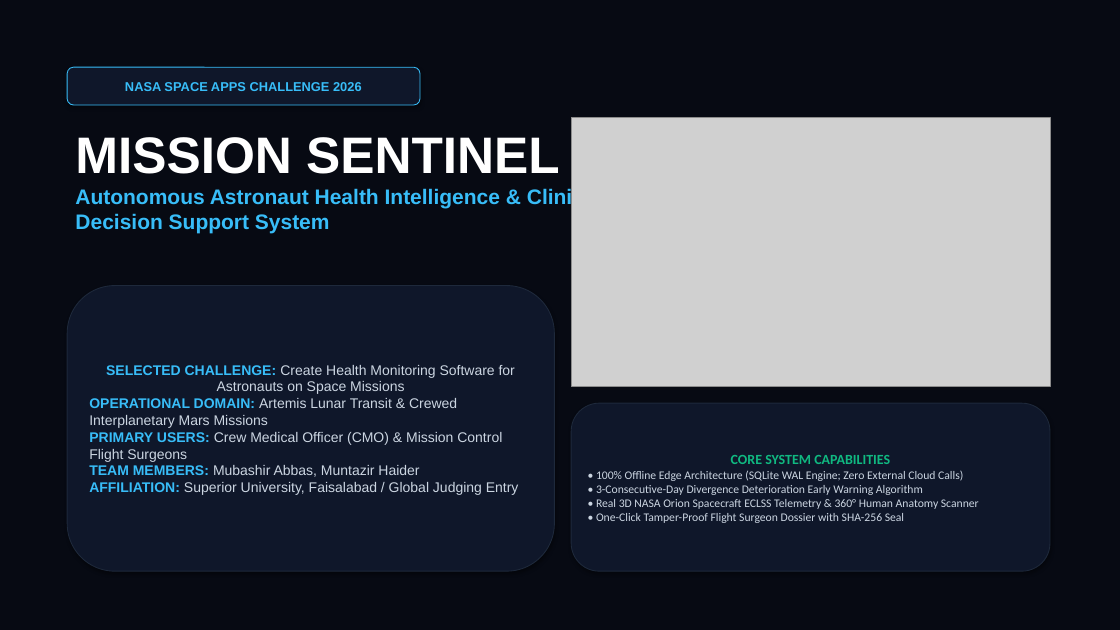
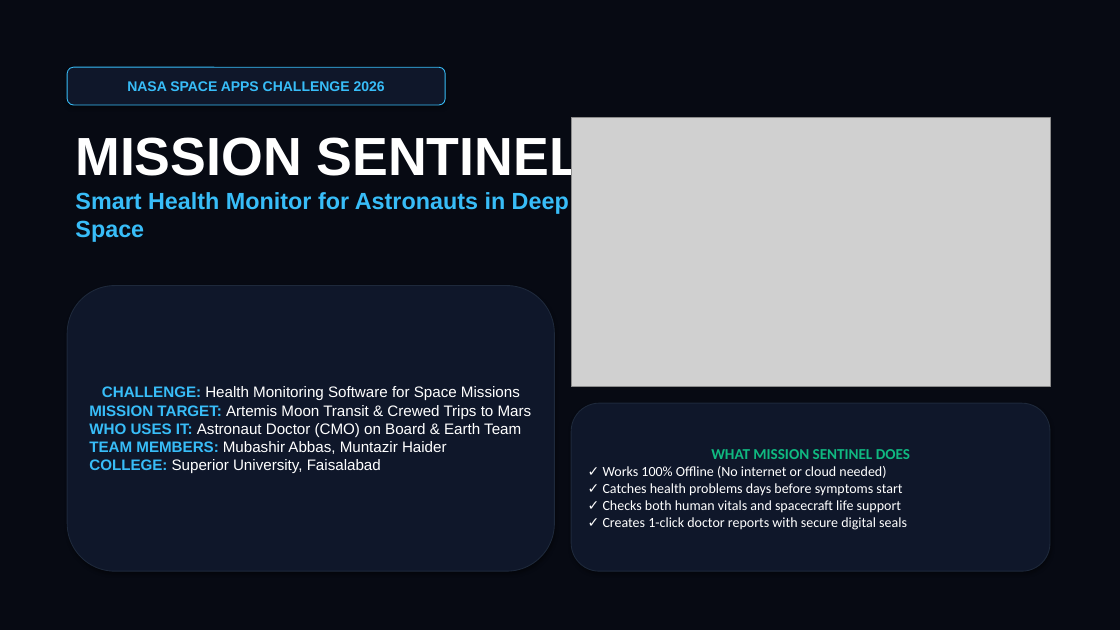
Before and after one commit to Muntazir-Haider/nase-space-app-hackaton, a slide deck: slide 1 of Mission_Sentinel_NASA_Pitch_Deck.pptx. Drawn at 1120x630 pixels with LibreOffice and Linux fonts; fonts in the diff are those of the drawing; grey boxes stand for pictures. Boxes give left, top, right and bottom in pixels: in the first picture for what was removed or moved away, otherwise in the second. Text is boxed around its words. In the diff, an @@ line names an element or a change of style, - is before the commit and + after.

Commit message:
refactor(presentation): simplify slide wording and enlarge fonts for rapid judging readability

```diff
--- a/Mission_Sentinel_NASA_Pitch_Deck.pptx
+++ b/Mission_Sentinel_NASA_Pitch_Deck.pptx
@@ rounded rectangle "NASA SPACE APPS CHALLENGE 2026" resized from (x1=67, y1=67, x2=420, y2=105) to (x1=67, y1=67, x2=445, y2=105) @@
@@ rounded rectangle "NASA SPACE APPS CHALLENGE 2026" at (x1=67, y1=67, x2=445, y2=105): size 11 to 12 pt @@
@@ text at (x1=75, y1=133, x2=582, y2=185): size 44 to 46 pt in "MISSION SENTINEL" @@
@@ text at (x1=75, y1=192, x2=569, y2=242): text changed; size 18 to 20 pt @@
-Autonomous Astronaut Health Intelligence & Clinical Decision Support System
+Smart Health Monitor for Astronauts in Deep Space
@@ text in rounded rectangle at (x1=89, y1=386, x2=532, y2=437): text changed; size 12 to 13 pt; text colour #CBD5E1 to #FFFFFF @@
-SELECTED CHALLENGE: Create Health Monitoring Software for Astronauts on Space Missions
-OPERATIONAL DOMAIN: Artemis Lunar Transit & Crewed Interplanetary Mars Missions
-PRIMARY USERS: Crew Medical Officer (CMO) & Mission Control Flight Surgeons
+CHALLENGE: Health Monitoring Software for Space Missions
+MISSION TARGET: Artemis Moon Transit & Crewed Trips to Mars
+WHO USES IT: Astronaut Doctor (CMO) on Board & Earth Team
@@ text in rounded rectangle at (x1=89, y1=441, x2=447, y2=454): size 12 to 13 pt in "TEAM MEMBERS: Mubashir Abbas, Muntazir Haider"; text colour #CBD5E1 to #FFFFFF in "Mubashir Abbas, Muntazir Haider" @@
@@ text in rounded rectangle at (x1=603, y1=449, x2=910, y2=530): text changed; size 10 to 12 pt; text colour #CBD5E1 to #FFFFFF @@
-CORE SYSTEM CAPABILITIES
-• 100% Offline Edge Architecture (SQLite WAL Engine; Zero External Cloud Calls)
-• 3-Consecutive-Day Divergence Deterioration Early Warning Algorithm
-• Real 3D NASA Orion Spacecraft ECLSS Telemetry & 360° Human Anatomy Scanner
-• One-Click Tamper-Proof Flight Surgeon Dossier with SHA-256 Seal
+WHAT MISSION SENTINEL DOES
+✓ Works 100% Offline (No internet or cloud needed)
+✓ Catches health problems days before symptoms start
+✓ Checks both human vitals and spacecraft life support
+✓ Creates 1-click doctor reports with secure digital seals
@@ text in rounded rectangle at (x1=89, y1=459, x2=381, y2=473): text changed; size 12 to 13 pt; text colour #CBD5E1 to #FFFFFF @@
-AFFILIATION: Superior University, Faisalabad / Global Judging Entry
+COLLEGE: Superior University, Faisalabad
```
Also in this commit, not shown: 6 other slides changed, 1 other file.
